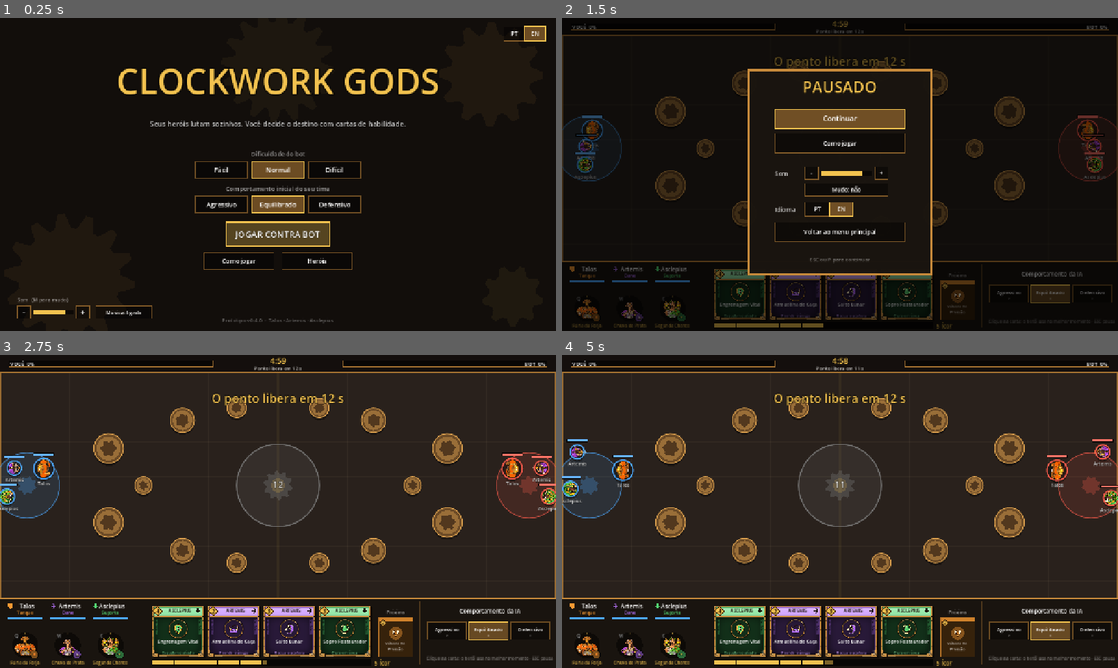
Above: before the commit, frames 1-4 (two rows, left to right).
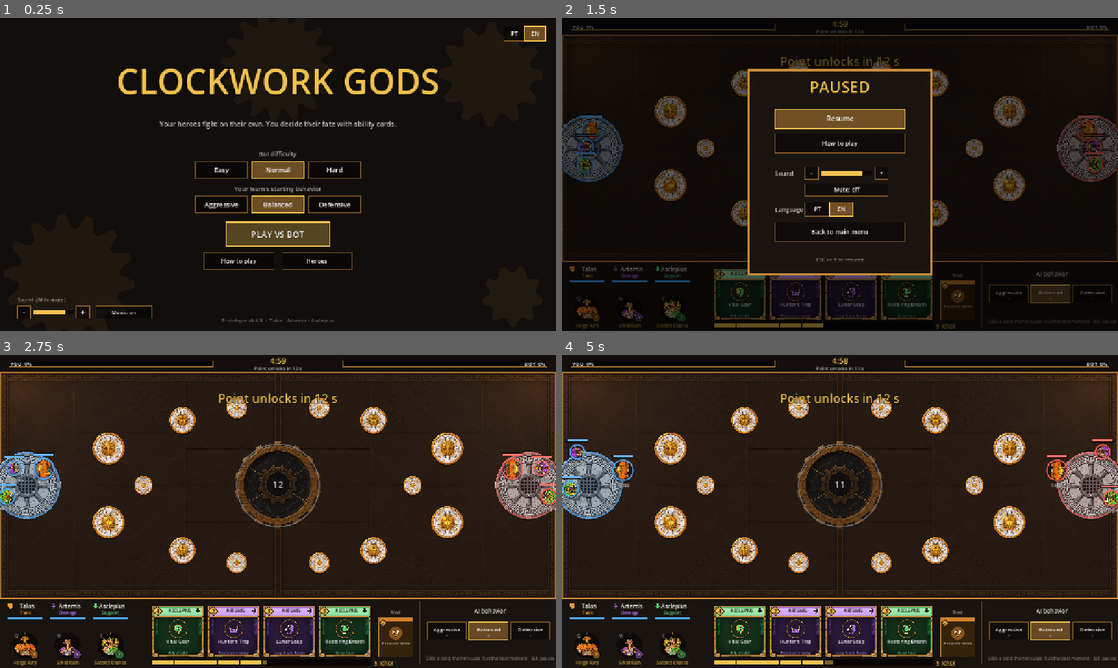
Above: after the commit, the same moments.

Repository: ccbarbosa5/clockwork-gods
Game: Godot game, scene res://scenes/main.tscn
Same seed, same stepped clock (60 frames per second), same inputs: the game is played once before the commit and once after it.
Inputs (mouse positions are in pixels of both pictures, inside the frame that each line leads up to):
- Up to frame 1 (0.25 s): no input
- Up to frame 2 (1.5 s): tap Enter at 0.5 s; move the mouse to (962, 158) at 0.52 s; hold Right 0.53-1.28 s; tap P at 0.6 s; click (962, 158) at 0.67 s; tap Space at 0.77, 1.25 s; tap M at 0.8, 1.35 s; move the mouse to (728, 190) at 1.27 s; hold Down from 1.28 s (still down); click (728, 190) at 1.42 s
- Up to frame 3 (2.75 s): tap Space at 1.52 s; tap E at 1.55, 2.1 s; tap Enter at 2 s; move the mouse to (333, 442) at 2.02 s; release Down at 2.03 s; hold Right from 2.03 s (still down); click (333, 442) at 2.17 s; tap P at 2.3 s
- Up to frame 4 (5 s): move the mouse to (812, 574) at 2.77 s; release Right at 2.78 s; hold Up 2.78-3.53 s; tap P at 2.85, 4.55 s; click (812, 574) at 2.92 s; tap Space at 3.02, 3.5, 3.77, 4.52 s; tap M at 3.05, 3.6 s; move the mouse to (1006, 558) at 3.52 s; hold Left from 3.53 s (still down); click (1006, 558) at 3.67 s; tap E at 3.8 s; tap Escape at 4.15 s; move the mouse to (673, 464) at 4.27 s; tap Backspace at 4.35 s; click (673, 464) at 4.42 s

The runs differ from the first frame. In frame 1, 1.5% of the frame differs, in the area x 4-73%, y 32-98%; in frame 2, 5.5%; in frame 3, 11%; in frame 4, 12%, in the area x 0-100%, y 1-100%.

Commit message:
Tradução EN da Lore, mapa com arte, 14 efeitos novos e música na pausa
- i18n/textos.csv: 184 textos com EN preenchido pela Lore (marcadores e
  limites conferidos).
- assets/map/: piso, colunas grande e pequena, ponto de controle e base.
- assets/fx/: 14 efeitos substituídos pelas versões novas da Assets.
- A música pausa com o jogo (menu de pausa e pausa automática) e volta
  ao continuar ou ao sair para o menu.

Co-Authored-By: Claude Opus 5.5 <noreply@anthropic.com>
Claude-Session: https://claude.ai/code/session_01BAjwL1G9oDLLvCrMNVKtnJ

Diff:
--- a/i18n/textos.csv
+++ b/i18n/textos.csv
@@ -1,140 +1,140 @@
 chave,pt,en
-MENU_TAGLINE,Seus heróis lutam sozinhos. Você decide o destino com cartas de habilidade.,
-MENU_DIFFICULTY,Dificuldade do bot,
-DIFF_EASY,Fácil,
-DIFF_NORMAL,Normal,
-DIFF_HARD,Difícil,
-MENU_BEHAVIOR,Comportamento inicial do seu time,
-MENU_PLAY,JOGAR CONTRA BOT,
-MENU_HELP,Como jogar,
-MENU_HEROES,Heróis,
-MENU_VERSION,Protótipo v%s  ·  %s · %s · %s,
-SOUND_LABEL,Som,
-SOUND_HINT,(M para mudo),
-SOUND_MUTED_HINT,(mudo — M),
-MUSIC_ON,Música: ligada,
-MUSIC_OFF,Música: desligada,
-LANG_LABEL,Idioma,
-LANG_PT,PT,
-LANG_EN,EN,
-HELP_TITLE,Como jogar,
-HELP_01,Objetivo: controle o ponto central até chegar a 100% de progresso.,
-HELP_02,"Seus 3 heróis (Talos, Ártemis e Asclépio) andam e atacam sozinhos.",
-HELP_03,Cartas: clique numa carta (ou tecla 1-4) gastando Ícor (barra dourada).,
-HELP_04,"   O herói guarda a habilidade e usa sozinho no melhor momento,",
-HELP_05,"   escolhendo o alvo (em até 5 s). Se ele morrer antes, o Ícor volta.",
-HELP_06,"   Cor da carta = função (laranja Tanque, roxo Dano, verde Suporte).",
-HELP_07,Ícor: recarrega com o tempo e ao abater inimigos.,
-HELP_08,   Abater um herói do time que está na frente rende Ícor extra.,
-HELP_09,"Ultimates: botões redondos (Q, W, E), também usadas no melhor momento.",
-HELP_10,"   Carregam com dano, cura, mitigação e tempo no ponto. Sem custo de Ícor.",
-HELP_11,"Comportamento da IA (Z, X, C): Agressivo, Equilibrado ou Defensivo.",
-HELP_12,Herói abatido renasce em 6 s; as cartas dele voltam ao deck.,
-HELP_13,ESC ou P pausa a partida. M liga e desliga o som.,
-HELP_14,"Passe o mouse sobre cartas, ultimates e comportamentos para ver o que fazem.",
-HELP_BACK,Clique para voltar,
-HUD_YOU,VOCÊ,
-HUD_BOT,BOT,
-HUD_OVERTIME,PRORROGAÇÃO,
-HUD_POINT_UNLOCK,Ponto libera em %d s,
-HUD_POINT_CONTESTED,Ponto disputado,
-HUD_POINT_OWNER,Ponto: time %s,
-HUD_POINT_NEUTRAL,Ponto neutro,
-HUD_MUTED,Mudo (M),
-HUD_NEXT,Próxima,
-HUD_ICHOR,%d Ícor,
-HUD_BEHAVIOR,Comportamento da IA,
-HUD_BEH_CD,Nova troca em %d s,
-HUD_FOOTER,Clique na carta: o herói usa no melhor momento · ESC pausa,
-HUD_RESPAWN,%d s,
-ULT_READY,PRONTA,
-FLASH_ICOR,Ícor insuficiente,
-FLASH_MORTO,Herói abatido,
-FLASH_ARMADA,Ultimate já armada,
-FLASH_CARGA,Ultimate ainda carregando,
-FLASH_VAZIO,Sem carta neste espaço,
-FLASH_CD,Aguarde para trocar o comportamento,
-TIP_CARD_KEY,Tecla %d · custa %d Ícor,
-TIP_NEXT,Próxima carta: entra na mão no lugar da que você jogar,
-TIP_ULT_OF,Ultimate de %s,
-TIP_ULT_READY,Pronta!,
-TIP_ULT_CHARGE,Carga: %d%%,
-TIP_ULT_DEAD,Herói abatido: volta em %d s,
-TIP_ULT_KEY,Tecla %s · sem custo de Ícor,
-TIP_ULT_HOW,"Carrega com dano, cura, dano evitado e tempo no ponto.",
-BEH_AGGRESSIVE_DESC,Avança além do ponto e persegue de longe.,
-BEH_BALANCED_DESC,Segura o ponto e persegue com cuidado.,
-BEH_DEFENSIVE_DESC,Fica no ponto e recua mais cedo.,
-TIP_BEH_FRONT,Tanque fica %s à frente do centro do ponto,
-TIP_BEH_FRONT_CENTER,Tanque fica no centro do ponto,
-TIP_BEH_WAIT,Tanque espera o grupo se ficar %s à frente,
-TIP_BEH_NO_WAIT,Tanque não espera o grupo,
-TIP_BEH_DPS,Dano fica %s atrás do tanque,
-TIP_BEH_CHASE,"Persegue inimigos a até %s, até %s do centro do ponto",
-TIP_BEH_CHASE_FREE,"Persegue inimigos a até %s, a qualquer distância do ponto",
-TIP_BEH_RETREAT,Recua com menos de %d%% de vida (volta com %d%%),
-TIP_BEH_KEY,Tecla %s · pode trocar a cada %d s,
-ANN_UNLOCK,O ponto libera em %d s,
-ANN_POINT_OPEN,PONTO LIBERADO!,
-ANN_OVERTIME,PRORROGAÇÃO!,
-ANN_CAPTURED,Ponto capturado pelo time %s,
-ANN_YOUR_ULT,SUA ULTIMATE: %s,
-ANN_ENEMY_ULT,ULTIMATE INIMIGA: %s,
-FEED_FATE,O destino,
-TEXT_ICHOR_GAIN,+%d Ícor,
-END_WIN,VITÓRIA,
-END_LOSS,DERROTA,
-END_DRAW,EMPATE,
-END_SUMMARY,Progresso  %d%%  x  %d%%   ·   Tempo %d:%02d,
-END_COL_HERO,Herói,
-END_COL_KD,Abates/Mortes,
-END_COL_DMG,Dano,
-END_COL_HEAL,Cura,
-END_COL_MIT,Mitigado,
-END_YOUR_TEAM,Seu time,
-END_BOT,Bot,
-END_AGAIN,Jogar novamente,
-END_MENU,Menu,
-PAUSE_TITLE,PAUSADO,
-PAUSE_AUTO,Pausado porque a janela perdeu o foco,
-PAUSE_CONTINUE,Continuar,
-PAUSE_HELP,Como jogar,
-PAUSE_SOUND,Som,
-PAUSE_QUIT,Voltar ao menu principal,
-PAUSE_HINT,ESC ou P para continuar,
-PAUSE_CONFIRM,Sair da partida? O progresso desta partida será perdido.,
-CONFIRM_YES,Sair,
-CONFIRM_NO,Cancelar,
-MUTE_ON,Mudo: sim,
-MUTE_OFF,Mudo: não,
-GAL_TITLE,HERÓIS,
-GAL_BACK,‹ Voltar  (ESC),
-GAL_ATTRS,ATRIBUTOS,
-GAL_ABILITIES,HABILIDADES,
-GAL_HP,Vida,
-GAL_SPEED,Velocidade,
-GAL_RANGE,Alcance,
-GAL_COST,%d Ícor,
-GAL_ULT,Ultimate,
-FMT_METERS,%s m,
-FMT_MPS,%s m/s,
-TEAM_0,Azul,
-TEAM_1,Vermelho,
-ROLE_TANQUE,Tanque,
-ROLE_DANO,Dano,
-ROLE_SUPORTE,Suporte,
+MENU_TAGLINE,Seus heróis lutam sozinhos. Você decide o destino com cartas de habilidade.,Your heroes fight on their own. You decide their fate with ability cards.
+MENU_DIFFICULTY,Dificuldade do bot,Bot difficulty
+DIFF_EASY,Fácil,Easy
+DIFF_NORMAL,Normal,Normal
+DIFF_HARD,Difícil,Hard
+MENU_BEHAVIOR,Comportamento inicial do seu time,Your team's starting behavior
+MENU_PLAY,JOGAR CONTRA BOT,PLAY VS BOT
+MENU_HELP,Como jogar,How to play
+MENU_HEROES,Heróis,Heroes
+MENU_VERSION,Protótipo v%s  ·  %s · %s · %s,Prototype v%s  ·  %s · %s · %s
+SOUND_LABEL,Som,Sound
+SOUND_HINT,(M para mudo),(M to mute)
+SOUND_MUTED_HINT,(mudo — M),(muted — M)
+MUSIC_ON,Música: ligada,Music: on
+MUSIC_OFF,Música: desligada,Music: off
+LANG_LABEL,Idioma,Language
+LANG_PT,PT,PT
+LANG_EN,EN,EN
+HELP_TITLE,Como jogar,How to play
+HELP_01,Objetivo: controle o ponto central até chegar a 100% de progresso.,Goal: control the central point until it reaches 100% progress.
+HELP_02,"Seus 3 heróis (Talos, Ártemis e Asclépio) andam e atacam sozinhos.","Your 3 heroes (Talos, Artemis and Asclepius) move and attack on their own."
+HELP_03,Cartas: clique numa carta (ou tecla 1-4) gastando Ícor (barra dourada).,Cards: click a card (or press 1-4) to spend Ichor (gold bar).
+HELP_04,"   O herói guarda a habilidade e usa sozinho no melhor momento,","   The hero holds the ability and uses it alone at the best moment,"
+HELP_05,"   escolhendo o alvo (em até 5 s). Se ele morrer antes, o Ícor volta.","   choosing the target (within 5 s). If the hero dies first, the Ichor returns."
+HELP_06,"   Cor da carta = função (laranja Tanque, roxo Dano, verde Suporte).","   Card color = role (orange Tank, purple Damage, green Support)."
+HELP_07,Ícor: recarrega com o tempo e ao abater inimigos.,Ichor: recharges over time and when you take down enemies.
+HELP_08,   Abater um herói do time que está na frente rende Ícor extra.,   Taking down a hero from the leading team gives extra Ichor.
+HELP_09,"Ultimates: botões redondos (Q, W, E), também usadas no melhor momento.","Ultimates: round buttons (Q, W, E), also used at the best moment."
+HELP_10,"   Carregam com dano, cura, mitigação e tempo no ponto. Sem custo de Ícor.","   Charged by damage, healing, mitigation and time on the point. No Ichor cost."
+HELP_11,"Comportamento da IA (Z, X, C): Agressivo, Equilibrado ou Defensivo.","AI behavior (Z, X, C): Aggressive, Balanced or Defensive."
+HELP_12,Herói abatido renasce em 6 s; as cartas dele voltam ao deck.,A downed hero respawns in 6 s; their cards return to the deck.
+HELP_13,ESC ou P pausa a partida. M liga e desliga o som.,ESC or P pauses the match. M toggles sound.
+HELP_14,"Passe o mouse sobre cartas, ultimates e comportamentos para ver o que fazem.","Hover over cards, ultimates and behaviors to see what they do."
+HELP_BACK,Clique para voltar,Click to go back
+HUD_YOU,VOCÊ,YOU
+HUD_BOT,BOT,BOT
+HUD_OVERTIME,PRORROGAÇÃO,OVERTIME
+HUD_POINT_UNLOCK,Ponto libera em %d s,Point unlocks in %d s
+HUD_POINT_CONTESTED,Ponto disputado,Point contested
+HUD_POINT_OWNER,Ponto: time %s,Point: %s team
+HUD_POINT_NEUTRAL,Ponto neutro,Neutral point
+HUD_MUTED,Mudo (M),Muted (M)
+HUD_NEXT,Próxima,Next
+HUD_ICHOR,%d Ícor,%d Ichor
+HUD_BEHAVIOR,Comportamento da IA,AI behavior
+HUD_BEH_CD,Nova troca em %d s,Next switch in %d s
+HUD_FOOTER,Clique na carta: o herói usa no melhor momento · ESC pausa,Click a card: the hero uses it at the best moment · ESC pauses
+HUD_RESPAWN,%d s,%d s
+ULT_READY,PRONTA,READY
+FLASH_ICOR,Ícor insuficiente,Not enough Ichor
+FLASH_MORTO,Herói abatido,Hero down
+FLASH_ARMADA,Ultimate já armada,Ultimate queued
+FLASH_CARGA,Ultimate ainda carregando,Ultimate still charging
+FLASH_VAZIO,Sem carta neste espaço,No card in this slot
+FLASH_CD,Aguarde para trocar o comportamento,Wait to switch behavior
+TIP_CARD_KEY,Tecla %d · custa %d Ícor,Key %d · costs %d Ichor
+TIP_NEXT,Próxima carta: entra na mão no lugar da que você jogar,Next card: replaces the one you play
+TIP_ULT_OF,Ultimate de %s,%s's Ultimate
+TIP_ULT_READY,Pronta!,Ready!
+TIP_ULT_CHARGE,Carga: %d%%,Charge: %d%%
+TIP_ULT_DEAD,Herói abatido: volta em %d s,Hero down: back in %d s
+TIP_ULT_KEY,Tecla %s · sem custo de Ícor,Key %s · no Ichor cost
+TIP_ULT_HOW,"Carrega com dano, cura, dano evitado e tempo no ponto.","Charged by damage, healing, damage prevented and time on the point."
+BEH_AGGRESSIVE_DESC,Avança além do ponto e persegue de longe.,Pushes past the point and chases from afar.
+BEH_BALANCED_DESC,Segura o ponto e persegue com cuidado.,Holds the point and chases carefully.
+BEH_DEFENSIVE_DESC,Fica no ponto e recua mais cedo.,Stays on the point and retreats earlier.
+TIP_BEH_FRONT,Tanque fica %s à frente do centro do ponto,Tank stays %s ahead of the point's center
+TIP_BEH_FRONT_CENTER,Tanque fica no centro do ponto,Tank stays at the point's center
+TIP_BEH_WAIT,Tanque espera o grupo se ficar %s à frente,Tank waits for the group if %s ahead
+TIP_BEH_NO_WAIT,Tanque não espera o grupo,Tank doesn't wait for the group
+TIP_BEH_DPS,Dano fica %s atrás do tanque,Damage stays %s behind the tank
+TIP_BEH_CHASE,"Persegue inimigos a até %s, até %s do centro do ponto","Chases enemies up to %s away, up to %s from the point's center"
+TIP_BEH_CHASE_FREE,"Persegue inimigos a até %s, a qualquer distância do ponto","Chases enemies up to %s away, at any distance from the point"
+TIP_BEH_RETREAT,Recua com menos de %d%% de vida (volta com %d%%),Retreats below %d%% health (returns at %d%%)
+TIP_BEH_KEY,Tecla %s · pode trocar a cada %d s,Key %s · can switch every %d s
+ANN_UNLOCK,O ponto libera em %d s,Point unlocks in %d s
+ANN_POINT_OPEN,PONTO LIBERADO!,POINT UNLOCKED!
+ANN_OVERTIME,PRORROGAÇÃO!,OVERTIME!
+ANN_CAPTURED,Ponto capturado pelo time %s,Point captured by %s team
+ANN_YOUR_ULT,SUA ULTIMATE: %s,YOUR ULTIMATE: %s
+ANN_ENEMY_ULT,ULTIMATE INIMIGA: %s,ENEMY ULTIMATE: %s
+FEED_FATE,O destino,Fate
+TEXT_ICHOR_GAIN,+%d Ícor,+%d Ichor
+END_WIN,VITÓRIA,VICTORY
+END_LOSS,DERROTA,DEFEAT
+END_DRAW,EMPATE,DRAW
+END_SUMMARY,Progresso  %d%%  x  %d%%   ·   Tempo %d:%02d,Progress  %d%%  x  %d%%   ·   Time %d:%02d
+END_COL_HERO,Herói,Hero
+END_COL_KD,Abates/Mortes,Kills/Deaths
+END_COL_DMG,Dano,Damage
+END_COL_HEAL,Cura,Heal
+END_COL_MIT,Mitigado,Mitigated
+END_YOUR_TEAM,Seu time,Your team
+END_BOT,Bot,Bot
+END_AGAIN,Jogar novamente,Play again
+END_MENU,Menu,Menu
+PAUSE_TITLE,PAUSADO,PAUSED
+PAUSE_AUTO,Pausado porque a janela perdeu o foco,Paused because the window lost focus
+PAUSE_CONTINUE,Continuar,Resume
+PAUSE_HELP,Como jogar,How to play
+PAUSE_SOUND,Som,Sound
+PAUSE_QUIT,Voltar ao menu principal,Back to main menu
+PAUSE_HINT,ESC ou P para continuar,ESC or P to resume
+PAUSE_CONFIRM,Sair da partida? O progresso desta partida será perdido.,Leave the match? Progress in this match will be lost.
+CONFIRM_YES,Sair,Leave
+CONFIRM_NO,Cancelar,Cancel
+MUTE_ON,Mudo: sim,Mute: on
+MUTE_OFF,Mudo: não,Mute: off
+GAL_TITLE,HERÓIS,HEROES
+GAL_BACK,‹ Voltar  (ESC),‹ Back  (ESC)
+GAL_ATTRS,ATRIBUTOS,STATS
+GAL_ABILITIES,HABILIDADES,ABILITIES
+GAL_HP,Vida,HP
+GAL_SPEED,Velocidade,Speed
+GAL_RANGE,Alcance,Range
+GAL_COST,%d Ícor,%d Ichor
+GAL_ULT,Ultimate,Ultimate
+FMT_METERS,%s m,%s m
+FMT_MPS,%s m/s,%s m/s
+TEAM_0,Azul,Blue
+TEAM_1,Vermelho,Red
+ROLE_TANQUE,Tanque,Tank
+ROLE_DANO,Dano,Damage
+ROLE_SUPORTE,Suporte,Support
 ORIGIN_DEUS,Deus,God
 ORIGIN_DEUSA,Deusa,Goddess
 ORIGIN_SEMIDEUS,Semideus,Demigod
 ORIGIN_LENDA,Lenda,Legend
-EFFECT_DANO,Dano,
-EFFECT_CURA,Cura,
-EFFECT_ESCUDO,Proteção,
-EFFECT_CONTROLE,Controle,
-EFFECT_MOBILIDADE,Mobilidade,
-BEH_AGGRESSIVE,Agressivo,
-BEH_BALANCED,Equilibrado,
-BEH_DEFENSIVE,Defensivo,
+EFFECT_DANO,Dano,Damage
+EFFECT_CURA,Cura,Heal
+EFFECT_ESCUDO,Proteção,Shield
+EFFECT_CONTROLE,Controle,Control
+EFFECT_MOBILIDADE,Mobilidade,Mobility
+BEH_AGGRESSIVE,Agressivo,Aggressive
+BEH_BALANCED,Equilibrado,Balanced
+BEH_DEFENSIVE,Defensivo,Defensive
 HERO_TALOS_NAME,Talos,Talos
 HERO_TALOS_EPITHET,O Guardião de Bronze,The Bronze Guardian
 HERO_TALOS_BIO,O primeiro autômato de Hefesto. Morreu quando o Ícor vazou de sua única veia e renasceu como o molde de  …(278 unchanged characters)…
@@ -147,39 +147,39 @@
 HERO_ASCLEPIO_EPITHET,O Médico Fulminado,The Thunderstruck Healer
 HERO_ASCLEPIO_BIO,"O médico que Zeus fulminou por ressuscitar os mortos. Hefesto o chamou para cuidar dos corpos e cent …(225 unchanged characters)…
 HERO_ASCLEPIO_QUOTE,"Na arena, ninguém morre de verdade. Finalmente uma regra que eu aprovo.","In the arena, no one truly dies. Finally, a rule I approve of."
-AB_MURALHA_NAME,Muralha de Bronze,
-AB_MURALHA_SHORT,Bloqueia tiros,
-AB_MURALHA_DESC,Escudo frontal que bloqueia projéteis por 4 s.,
-AB_INVESTIDA_NAME,Investida a Vapor,
-AB_INVESTIDA_SHORT,Avança e atordoa,
-AB_INVESTIDA_DESC,"Avança em linha, causa 45 de dano e atordoa.",
-AB_VALVULA_NAME,Válvula de Pressão,
-AB_VALVULA_SHORT,-40% dano no grupo,
-AB_VALVULA_DESC,Aliados próximos recebem 40% menos dano por 4 s.,
-AB_FURIA_NAME,Fúria da Forja,
-AB_FURIA_SHORT,Atordoa em área,
-AB_FURIA_DESC,Golpe no chão: 60 de dano e atordoa em área.,
-AB_DISPARO_NAME,Disparo Perfurante,
-AB_DISPARO_SHORT,Tiro perfurante,
-AB_DISPARO_DESC,Tiro que atravessa inimigos causando 90 de dano.,
-AB_ARMADILHA_NAME,Armadilha de Caça,
-AB_ARMADILHA_SHORT,Prende inimigo,
-AB_ARMADILHA_DESC,"Prende o primeiro inimigo por 1,8 s e causa 30.",
-AB_SALTO_NAME,Salto Lunar,
-AB_SALTO_SHORT,Recua e acelera,
-AB_SALTO_DESC,Recua e ganha 60% de velocidade de ataque por 3 s.,
-AB_CHUVA_NAME,Chuva de Prata,
-AB_CHUVA_SHORT,Dano em área,
-AB_CHUVA_DESC,Chuva de flechas: dano contínuo e lentidão em área.,
-AB_SOPRO_NAME,Sopro Restaurador,
-AB_SOPRO_SHORT,Cura em área,
-AB_SOPRO_DESC,Cura 120 de vida dos aliados ao redor.,
-AB_VENENO_NAME,Veneno da Serpente,
-AB_VENENO_SHORT,"Veneno, corta cura",
-AB_VENENO_DESC,Dano contínuo e reduz a cura do alvo pela metade.,
-AB_ENGRENAGEM_NAME,Engrenagem Vital,
-AB_ENGRENAGEM_SHORT,Escudo no aliado,
-AB_ENGRENAGEM_DESC,Escudo de 150 em um aliado por 5 s.,
-AB_SEGUNDA_NAME,Segunda Chance,
-AB_SEGUNDA_SHORT,Ninguém morre,
-AB_SEGUNDA_DESC,Aliados próximos não podem morrer por 3 s.,
+AB_MURALHA_NAME,Muralha de Bronze,Bronze Wall
+AB_MURALHA_SHORT,Bloqueia tiros,Blocks shots
+AB_MURALHA_DESC,Escudo frontal que bloqueia projéteis por 4 s.,Front shield that blocks projectiles for 4 s.
+AB_INVESTIDA_NAME,Investida a Vapor,Steam Charge
+AB_INVESTIDA_SHORT,Avança e atordoa,Charge and stun
+AB_INVESTIDA_DESC,"Avança em linha, causa 45 de dano e atordoa.","Charges in a line, deals 45 damage and stuns."
+AB_VALVULA_NAME,Válvula de Pressão,Pressure Valve
+AB_VALVULA_SHORT,-40% dano no grupo,-40% dmg to group
+AB_VALVULA_DESC,Aliados próximos recebem 40% menos dano por 4 s.,Nearby allies take 40% less damage for 4 s.
+AB_FURIA_NAME,Fúria da Forja,Forge Fury
+AB_FURIA_SHORT,Atordoa em área,Area stun
+AB_FURIA_DESC,Golpe no chão: 60 de dano e atordoa em área.,Ground slam: 60 damage and stuns in an area.
+AB_DISPARO_NAME,Disparo Perfurante,Piercing Shot
+AB_DISPARO_SHORT,Tiro perfurante,Piercing shot
+AB_DISPARO_DESC,Tiro que atravessa inimigos causando 90 de dano.,"Shot that pierces enemies, dealing 90 damage."
+AB_ARMADILHA_NAME,Armadilha de Caça,Hunter's Trap
+AB_ARMADILHA_SHORT,Prende inimigo,Roots an enemy
+AB_ARMADILHA_DESC,"Prende o primeiro inimigo por 1,8 s e causa 30.",Roots the first enemy for 1.8 s and deals 30.
+AB_SALTO_NAME,Salto Lunar,Lunar Leap
+AB_SALTO_SHORT,Recua e acelera,"Leap back, haste"
+AB_SALTO_DESC,Recua e ganha 60% de velocidade de ataque por 3 s.,Leaps back and gains 60% attack speed for 3 s.
+AB_CHUVA_NAME,Chuva de Prata,Silver Rain
+AB_CHUVA_SHORT,Dano em área,Area damage
+AB_CHUVA_DESC,Chuva de flechas: dano contínuo e lentidão em área.,Rain of arrows: damage over time and slow in an area.
+AB_SOPRO_NAME,Sopro Restaurador,Restoring Breath
+AB_SOPRO_SHORT,Cura em área,Area heal
+AB_SOPRO_DESC,Cura 120 de vida dos aliados ao redor.,Heals nearby allies for 120 health.
+AB_VENENO_NAME,Veneno da Serpente,Serpent's Venom
+AB_VENENO_SHORT,"Veneno, corta cura","Poison, cuts heals"
+AB_VENENO_DESC,Dano contínuo e reduz a cura do alvo pela metade.,Damage over time and halves the target's healing.
+AB_ENGRENAGEM_NAME,Engrenagem Vital,Vital Gear
+AB_ENGRENAGEM_SHORT,Escudo no aliado,Ally shield
+AB_ENGRENAGEM_DESC,Escudo de 150 em um aliado por 5 s.,150 shield on one ally for 5 s.
+AB_SEGUNDA_NAME,Segunda Chance,Second Chance
+AB_SEGUNDA_SHORT,Ninguém morre,No one dies
+AB_SEGUNDA_DESC,Aliados próximos não podem morrer por 3 s.,Nearby allies can't die for 3 s.
--- a/scripts/audio.gd
+++ b/scripts/audio.gd
@@ -18,6 +18,8 @@
 var volume := 0.8
 var muted := false
 var music_on := true
+## Música parada pela pausa da partida (continua de onde parou).
+var music_paused := false
 var settings_path := "user://settings.cfg"
 
 var _players: Array = []
@@ -103,6 +105,14 @@
 	save_settings()
 
 
+## Pausa ou retoma a música junto com a partida (não muda a opção salva).
+func pause_music(on: bool) -> void:
+	music_paused = on
+	if _music_player != null:
+		_music_player.stream_paused = on
+	apply_settings()
+
+
 func toggle_music() -> void:
 	music_on = not music_on
 	apply_settings()
@@ -113,6 +123,8 @@
 	AudioServer.set_bus_volume_db(0, linear_to_db(maxf(volume, 0.0001)))
 	AudioServer.set_bus_mute(0, muted or volume <= 0.001)
 	if _music_player == null:
+		return
+	if music_paused:
 		return
 	if music_on and music_ready and not _music_player.playing:
 		_music_player.play()
--- a/scripts/hud.gd
+++ b/scripts/hud.gd
@@ -133,6 +133,8 @@
 	game.paused = on
 	auto_paused = on and auto
 	pause_view = "main"
+	if AudioScript.instance != null:
+		AudioScript.instance.pause_music(on)
 
 
 func _notification(what: int) -> void:
@@ -207,7 +209,7 @@
 			pause_view = "main"
 		"confirm":
 			if confirm_button(0).has_point(m):
-				game.paused = false
+				set_paused(false)
 				game.request.emit("menu")
 			elif confirm_button(1).has_point(m):
 				pause_view = "main"
--- a/tests/tests.gd
+++ b/tests/tests.gd
@@ -1086,6 +1086,8 @@
 			if want != Vector2i.ZERO:
 				check(Vector2i(t.get_width(), t.get_height()) == want, "%s tem %dx%d, esperado %dx%d" % [path, t.get_width(), t.get_height(), want.x, want.y])
 			var img := t.get_image()
+			if key == "map/arena_floor":
+				continue  # o piso é opaco de propósito
 			check(img != null and img.detect_alpha() != Image.ALPHA_NONE, "imagem sem transparência: " + path)
 	print("        (imagens entregues conferidas: %d)" % found)
 
@@ -1402,7 +1404,8 @@
 func test_i18n_english_falls_back_to_portuguese() -> void:
 	T.set_lang("en", false)
 	check(T.hero_name("asclepio") == "Asclepius", "nome em inglês na galeria")
-	check(T.t("MENU_PLAY") == "JOGAR CONTRA BOT", "EN vazio cai para o texto em PT")
+	check(T.t("MENU_PLAY") != "JOGAR CONTRA BOT" and T.t("MENU_PLAY") != "MENU_PLAY", "botão Jogar traduzido: " + T.t("MENU_PLAY"))
+	check(ProjectSettings.get_setting("internationalization/locale/fallback") == "pt", "texto sem tradução cai para PT")
 	check(T.origin_name("deusa") == "Goddess", "origem em inglês")
 	T.set_lang("pt", false)
 	check(T.hero_name("asclepio") == "Asclépio", "volta ao PT")
@@ -1577,3 +1580,30 @@
 	var readme := FileAccess.get_file_as_string("res://assets/README.md")
 	for name in Art.MAP_IMAGES.keys():
 		check(readme.contains(name + ".png"), "assets/README.md deveria listar map/%s.png" % name)
+
+
+func test_music_pauses_with_game() -> void:
+	var a := new_audio()
+	var old = AudioScript.instance
+	AudioScript.instance = a
+	a.music_on = true
+	while not a.generate_music_step(1000.0):
+		pass
+	a.apply_settings()
+	check(a._music_player.playing, "música tocando antes da pausa")
+	var g := new_game()
+	g.hud.set_paused(true)
+	check(a.music_paused and a._music_player.stream_paused, "pausa do menu para a música")
+	g.hud.set_paused(false)
+	check(not a.music_paused and not a._music_player.stream_paused, "continuar volta a música")
+	g.hud._notification(Node.NOTIFICATION_APPLICATION_FOCUS_OUT)
+	check(a._music_player.stream_paused, "pausa automática para a música")
+	g.hud.pause_click(g.hud.pause_button("quit").get_center())
+	g.hud.pause_click(g.hud.confirm_button(0).get_center())
+	check(not a._music_player.stream_paused, "voltar ao menu solta a música")
+	a.toggle_music()
+	a.toggle_music()
+	check(a.music_on, "opção de música intacta")
+	done(g)
+	AudioScript.instance = old
+	a.free()
Binary file changed: assets/fx/armadilha_aberta.png
Binary file changed: assets/fx/armadilha_fechada.png
Binary file changed: assets/fx/aura_engrenagem.png
Binary file changed: assets/fx/aura_raiz.png
Binary file changed: assets/fx/aura_segunda.png
Binary file changed: assets/fx/aura_valvula.png
Binary file changed: assets/fx/chuva_area.png
Binary file changed: assets/fx/disparo_projetil.png
Binary file changed: assets/fx/furia_area.png
Binary file changed: assets/fx/muralha_arco.png
Binary file changed: assets/fx/segunda_area.png
Binary file changed: assets/fx/sopro_area.png
(and 13 more such lines)
